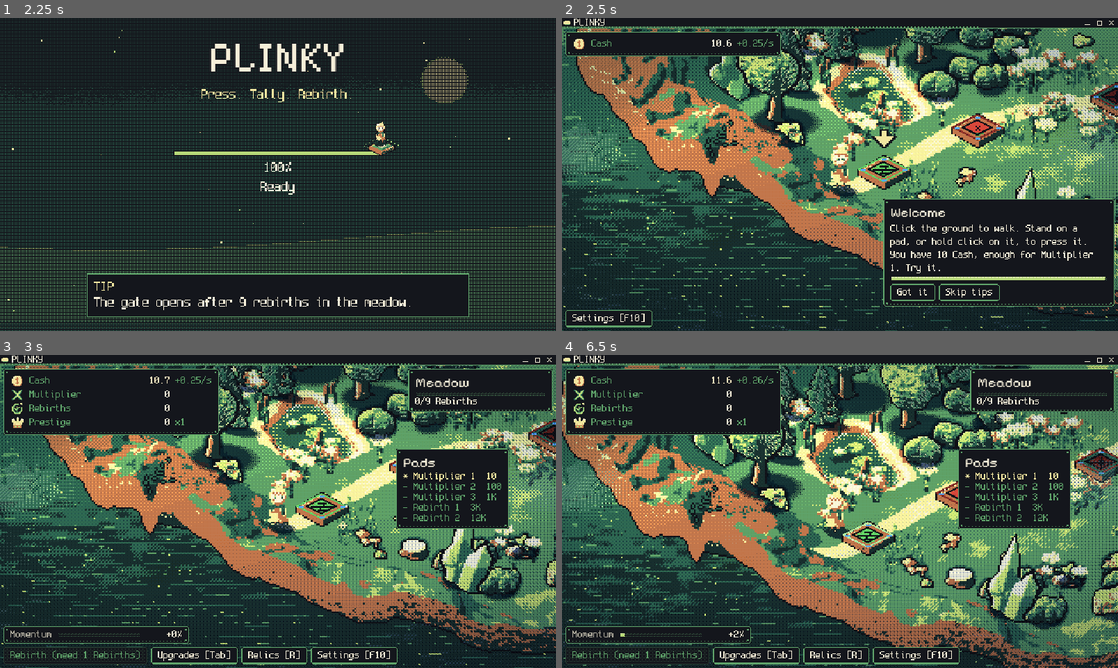
Above: before the commit, frames 1-4 (two rows, left to right).
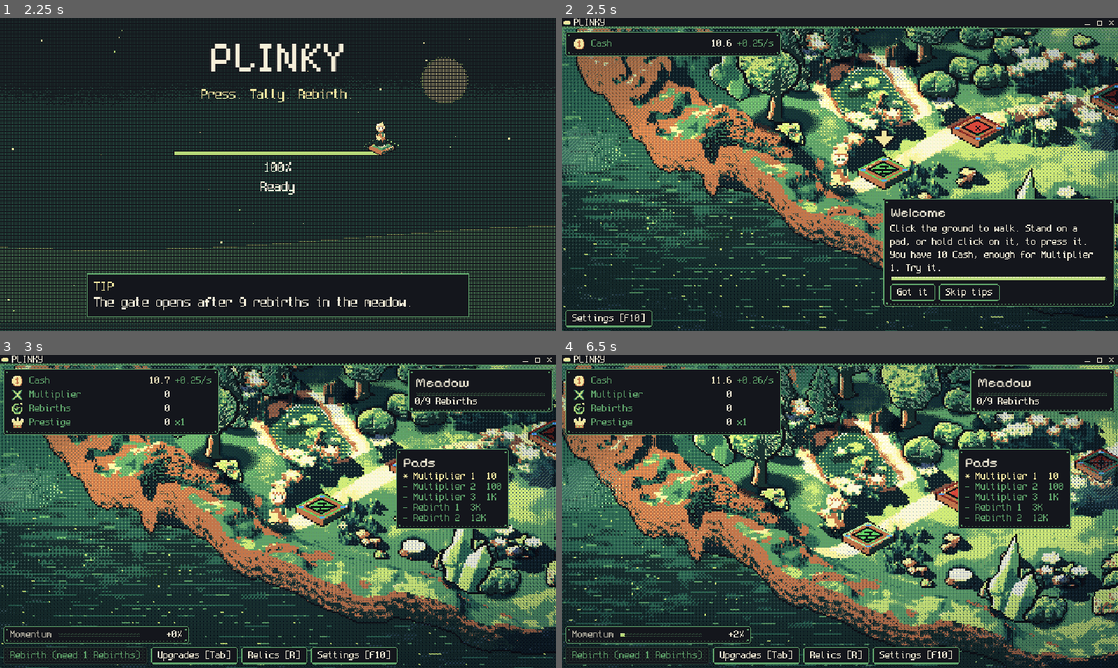
Above: after the commit, the same moments.

Repository: FreezingShock/Plinky
Game: Godot game, scene res://boot/boot.tscn
Same seed, same stepped clock (60 frames per second), same inputs: the game is played once before the commit and once after it.
Inputs (mouse positions are in pixels of both pictures, inside the frame that each line leads up to):
- Up to frame 1 (2.25 s): tap Enter (ui_accept) at 0.5, 0.77, 1.07 s; move the mouse to (400, 158) at 0.52 s; hold D 0.53-1.25 s; tap Space at 0.6 s; click (400, 158) at 0.67 s; drag from (166, 190) to (250, 237) at 1.27 s; move the mouse to (333, 105) at 2.02 s; hold D from 2.03 s (still down); tap 2 at 2.1 s
- Up to frame 2 (2.5 s): keep holding D
- Up to frame 3 (3 s): release D at 2.75 s; click "Skip tips" at 2.75 s
- Up to frame 4 (6.5 s): drag from (812, 574) to (673, 464) at 3.52 s; move the mouse to (1006, 558) at 4.27 s; hold A (plinky_left) 4.28-5 s; tap 1 at 4.35 s; tap Enter (ui_accept) at 4.52, 4.82 s; drag from (673, 464) to (756, 433) at 5.02 s; move the mouse to (867, 511) at 5.77 s; hold Escape (plinky_back) from 5.78 s (still down); tap 3 at 5.85 s; click (867, 511) at 5.92 s

Frame 1 is identical in both runs. In frame 2, 14% of the frame differs, in the area x 0-100%, y 3-95%; in frame 3, 12%; in frame 4, 16%, in the area x 0-100%, y 3-100%.

Commit message:
Ground shader: no return in fragment (debug views set COLOR at the end)
Co-Authored-By: Claude Sonnet 5.5 <noreply@anthropic.com>
Claude-Session: https://claude.ai/code/session_01Pmx9dTS6r51kioaAYdxq1L

Diff:
--- a/render/shaders/ground_light.gdshader
+++ b/render/shaders/ground_light.gdshader
@@ -34,20 +34,9 @@
 
 void fragment() {
 	vec4 c = texture(TEXTURE, UV);
+	vec4 base = c;
 	vec2 px = TEXTURE_PIXEL_SIZE;
 	float thr = bayer4(ivec2(floor(wpos)));
-	if (debug_view == 1) {
-		COLOR = c;
-		return;
-	}
-	if (debug_view == 2) {
-		COLOR = vec4(texture(nrm_tex, UV).rg, 0.5, c.a);
-		return;
-	}
-	if (debug_view == 3) {
-		COLOR = vec4(vec3(texture(h_tex, UV).r), c.a);
-		return;
-	}
 	if (relight > 0.0 && c.a > 0.5) {
 		vec4 d = texture(nrm_tex, UV);
 		int code = int(d.b * 255.0 + 0.5);
@@ -93,5 +82,12 @@
 	if (c.a > 0.5 && far_k > thr) {
 		c.rgb = mix(c.rgb, fog_col, 0.6);
 	}
+	if (debug_view == 1) {
+		c = base;
+	} else if (debug_view == 2) {
+		c = vec4(texture(nrm_tex, UV).rg, 0.5, base.a);
+	} else if (debug_view == 3) {
+		c = vec4(vec3(texture(h_tex, UV).r), base.a);
+	}
 	COLOR = c;
 }
